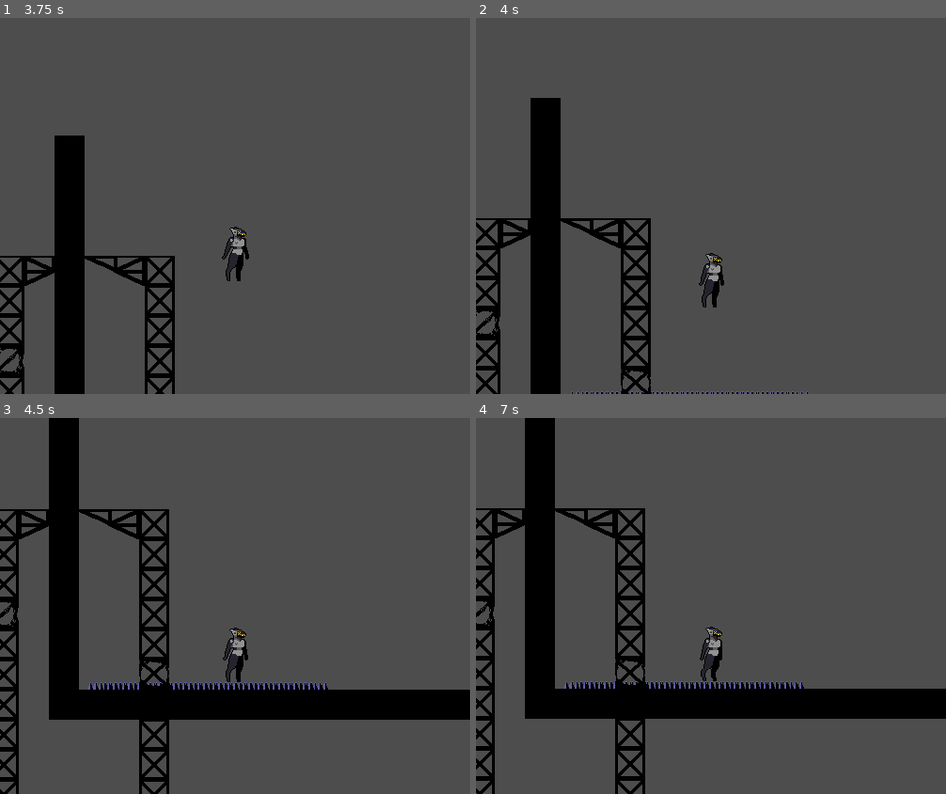
Above: before the commit, frames 1-4 (two rows, left to right).
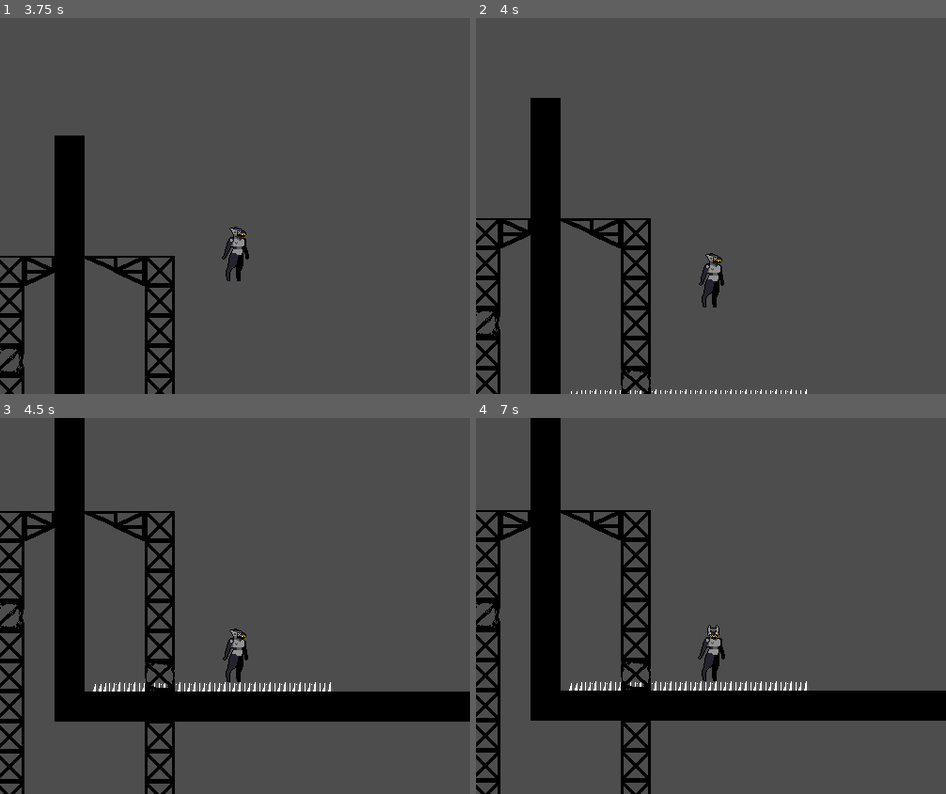
Above: after the commit, the same moments.

Repository: flrping/two-body-problem
Game: Godot game, scene res://scenes/levels/l1_p1.tscn
Same seed, same stepped clock (60 frames per second), same inputs: the game is played once before the commit and once after it.
Inputs:
- Up to frame 1 (3.75 s): tap Enter (ui_accept) at 0.5, 0.77, 1.52, 3.02 s; hold Right (ui_right) 0.53-2.03 s; hold Left (ui_left) 2.03-2.78 s; hold Right (ui_right) from 2.78 s (still down)
- Up to frame 2 (4 s): keep holding Right (ui_right); tap Enter (ui_accept) at 3.77 s
- Up to frame 3 (4.5 s): release Right (ui_right) at 4.28 s; hold Left (ui_left) from 4.28 s (still down)
- Up to frame 4 (7 s): tap Enter (ui_accept) at 4.52, 5.75, 6.02, 6.77 s; release Left (ui_left) at 5.03 s; hold Right (ui_right) 5.03-5.78 s; hold Left (ui_left) from 5.78 s (still down)

Frame 1 is identical in both runs. In frame 2, 0.3% of the frame differs, in the area x 20-71%, y 98-100%; in frame 3, 9.0%; in frame 4, 9.2%, in the area x 0-100%, y 0-100%.

Commit message:
new spike texture

Diff:
--- a/src/scenes/objects/spike_c.tscn
+++ b/src/scenes/objects/spike_c.tscn
@@ -15,7 +15,7 @@
 script = ExtResource("2_lkdr0")
 
 [node name="CollisionPolygon2D2" type="CollisionPolygon2D" parent="StaticBody2D/HazardArea2D"]
-polygon = PackedVector2Array(16, -16, -16, -16, -16, 16, -7, 16, -7, -7, 16, -7)
+polygon = PackedVector2Array(16, -16, -16, -16, -16, 16, -5, 16, -5, -5, 16, -5)
 
 [node name="CollisionPolygon2D" type="CollisionPolygon2D" parent="StaticBody2D"]
-polygon = PackedVector2Array(-16, 16, -16, -16, 16, -16, 16, -8, -8, -8, -8, 16)
+polygon = PackedVector2Array(-16, 16, -16, -16, 16, -16, 16, -7, -7, -7, -7, 16)
--- a/src/scenes/objects/spike_h.tscn
+++ b/src/scenes/objects/spike_h.tscn
@@ -4,10 +4,10 @@
 [ext_resource type="Script" uid="uid://d3mbx0hgajawy" path="res://scripts/hazard.gd" id="2_mfe2t"]
 
 [sub_resource type="RectangleShape2D" id="RectangleShape2D_52ep5"]
-size = Vector2(8, 32)
+size = Vector2(10, 32)
 
 [sub_resource type="RectangleShape2D" id="RectangleShape2D_a0pcp"]
-size = Vector2(10, 32)
+size = Vector2(12, 32)
 
 [node name="SpikeH" type="Sprite2D"]
 texture = ExtResource("1_08k6d")
@@ -18,13 +18,13 @@
 [node name="StaticBody2D" type="StaticBody2D" parent="."]
 
 [node name="CollisionShape2D" type="CollisionShape2D" parent="StaticBody2D"]
-position = Vector2(-12, 0)
+position = Vector2(-11, 0)
 shape = SubResource("RectangleShape2D_52ep5")
 
 [node name="HazardArea2D" type="Area2D" parent="StaticBody2D"]
 script = ExtResource("2_mfe2t")
 
 [node name="CollisionShape2D" type="CollisionShape2D" parent="StaticBody2D/HazardArea2D"]
-position = Vector2(-11, 0)
+position = Vector2(-10, 0)
 shape = SubResource("RectangleShape2D_a0pcp")
 debug_color = Color(0.903714, 0.26778838, 0.3959646, 0.41960785)
--- a/src/scenes/objects/spike_v.tscn
+++ b/src/scenes/objects/spike_v.tscn
@@ -4,10 +4,10 @@
 [ext_resource type="Script" uid="uid://d3mbx0hgajawy" path="res://scripts/hazard.gd" id="2_vqfuf"]
 
 [sub_resource type="RectangleShape2D" id="RectangleShape2D_52ep5"]
-size = Vector2(32, 8)
+size = Vector2(32, 10)
 
 [sub_resource type="RectangleShape2D" id="RectangleShape2D_a0pcp"]
-size = Vector2(32, 10)
+size = Vector2(32, 13)
 
 [node name="SpikeV" type="Sprite2D"]
 texture = ExtResource("1_hxc4e")
@@ -18,13 +18,13 @@
 [node name="StaticBody2D" type="StaticBody2D" parent="."]
 
 [node name="CollisionShape2D" type="CollisionShape2D" parent="StaticBody2D"]
-position = Vector2(0, 12)
+position = Vector2(0, 11)
 shape = SubResource("RectangleShape2D_52ep5")
 
 [node name="HazardArea2D" type="Area2D" parent="StaticBody2D"]
 script = ExtResource("2_vqfuf")
 
 [node name="CollisionShape2D" type="CollisionShape2D" parent="StaticBody2D/HazardArea2D"]
-position = Vector2(0, 11)
+position = Vector2(0, 9.5)
 shape = SubResource("RectangleShape2D_a0pcp")
 debug_color = Color(0.903714, 0.26778838, 0.3959646, 0.41960785)
Binary file changed: src/assets/level-components/tileset1-export.png
Binary file changed: src/assets/testing/tileset1-export.png
